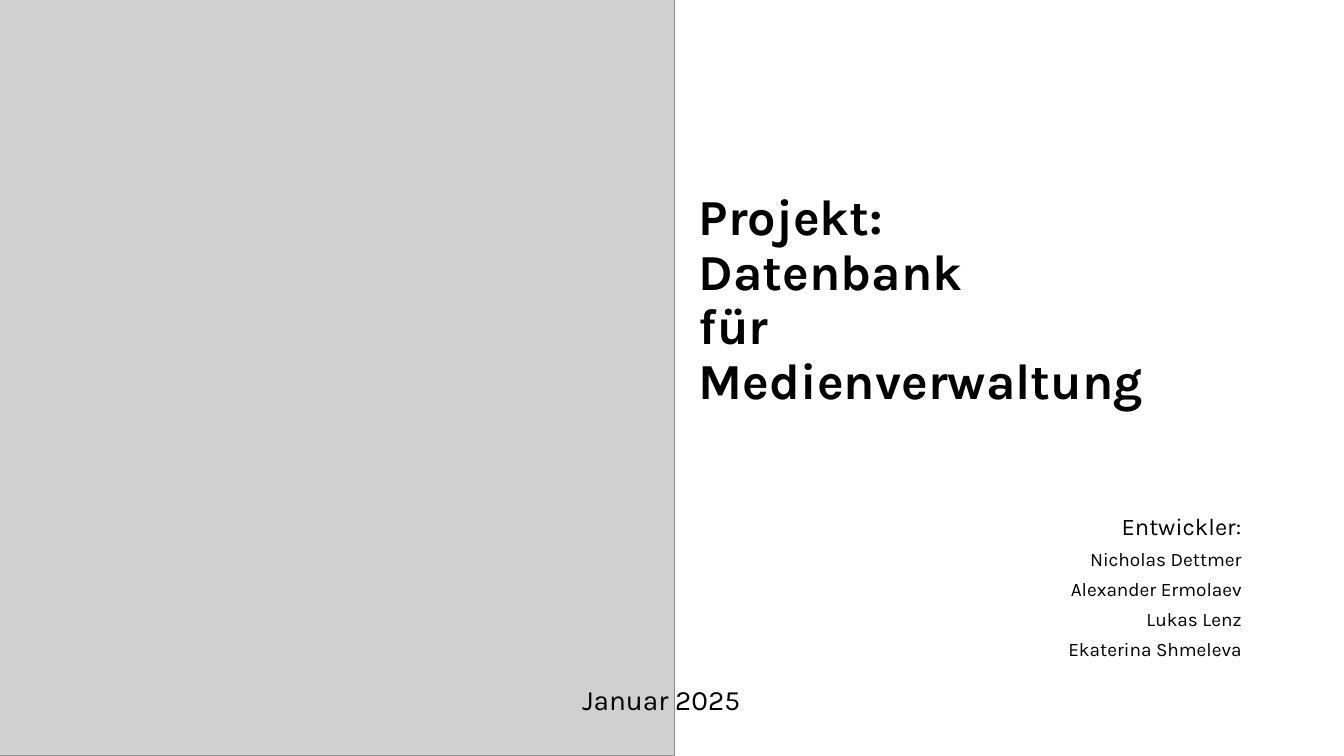
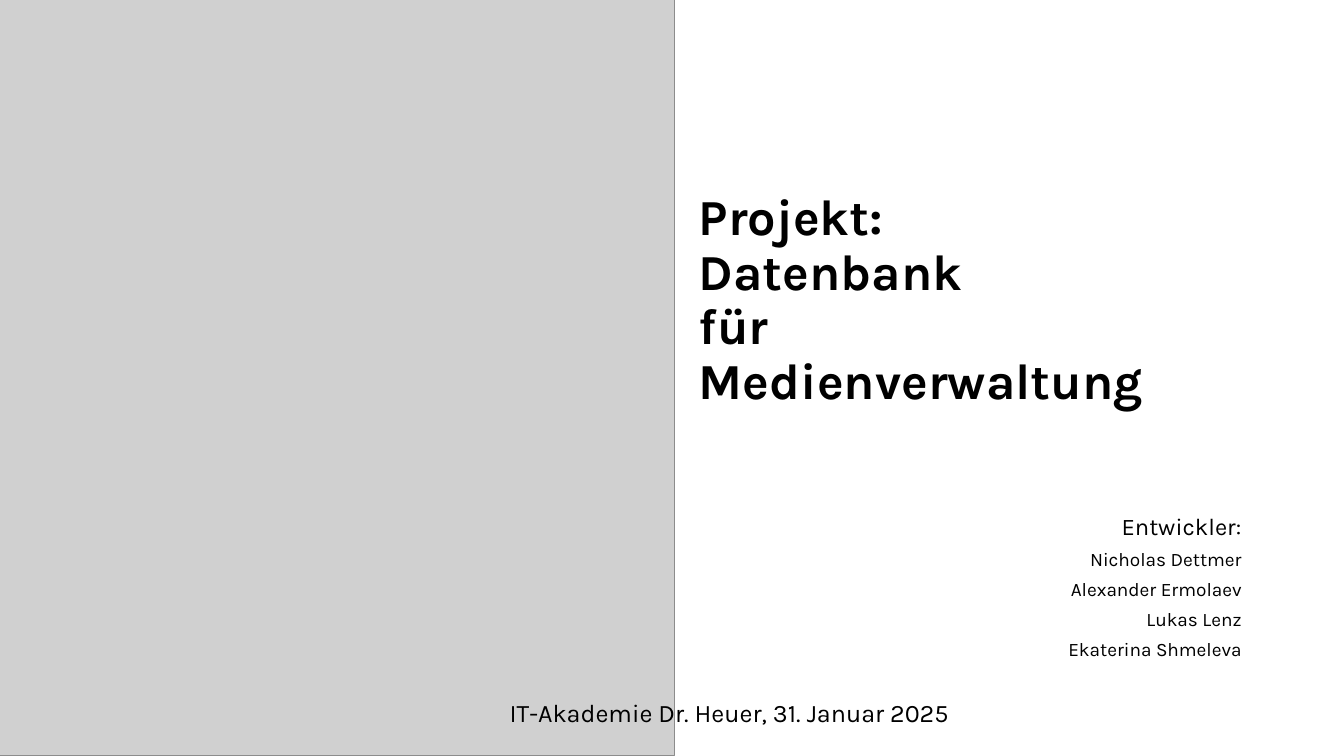
Before and after one commit to EkaterinaShmeleva/MediaManagementSystem, a slide deck: slide 1 of Medienverwaltungsdatenbank Gruppe1.pptx. Drawn at 1344x756 pixels with LibreOffice and Linux fonts; fonts in the diff are those of the drawing; grey boxes stand for pictures. Boxes give left, top, right and bottom in pixels: in the first picture for what was removed or moved away, otherwise in the second. Text is boxed around its words. In the diff, an @@ line names an element or a change of style, - is before the commit and + after.

```diff
--- a/Medienverwaltungsdatenbank Gruppe1.pptx
+++ b/Medienverwaltungsdatenbank Gruppe1.pptx
@@ text added at <box>510,700,948,729</box>, 18 pt, text #000000 @@
+IT-Akademie Dr. Heuer, 31. Januar 2025
@@ text removed at <box>582,692,740,711</box> @@
-Januar 2025
```
Also in this commit, not shown: 13 other slides changed.
